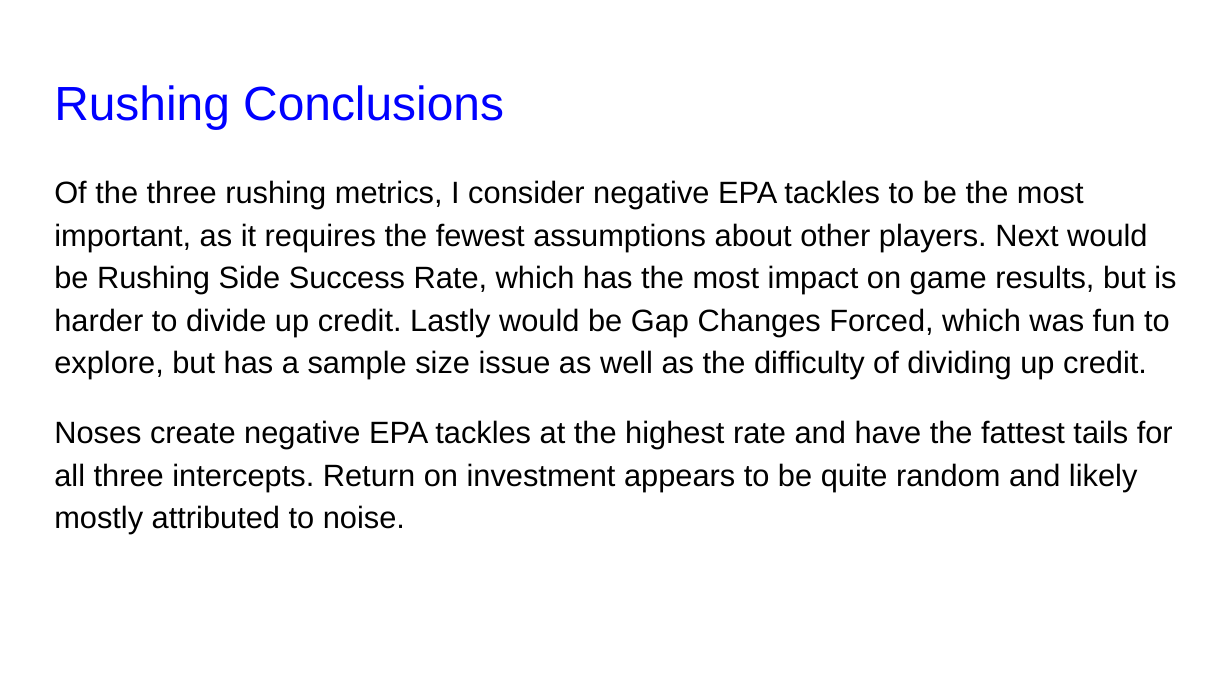
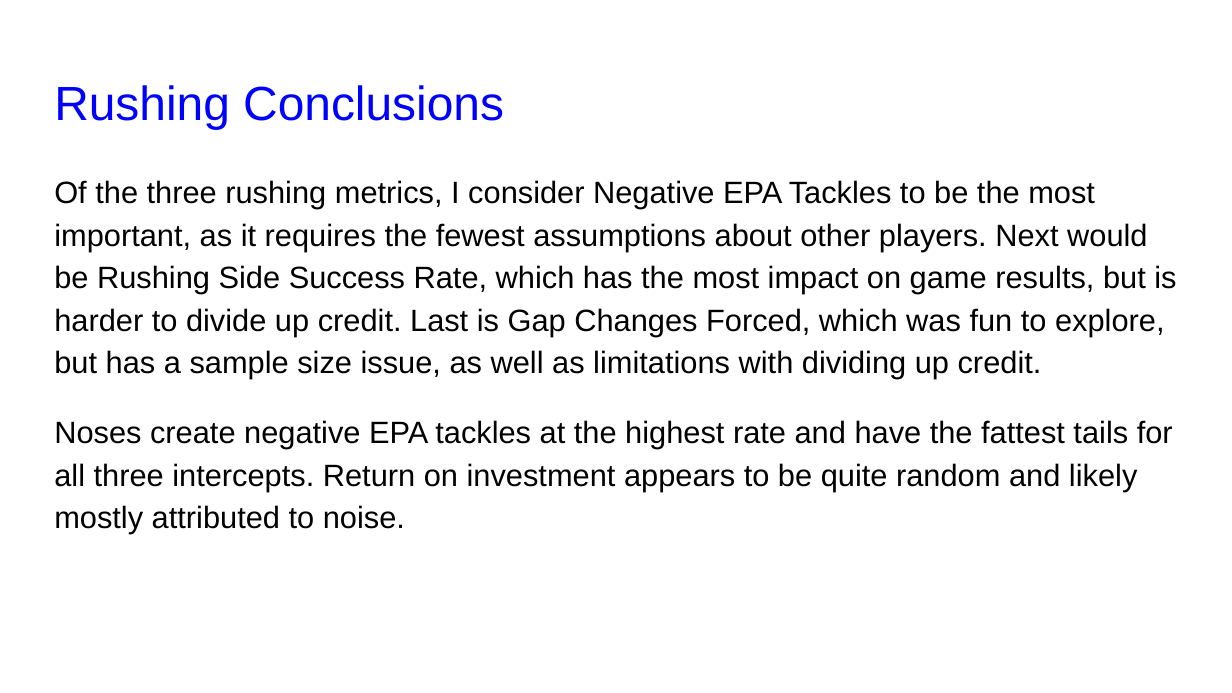
Before and after one commit to SportsInfoSolutions/AnalyticsChallenge2020, a slide deck: slide 30 of Submissions/SIS_Challenge.pptx (slide 28 before the commit). Drawn at 1232x693 pixels with LibreOffice and Linux fonts; fonts in the diff are those of the drawing. Boxes give left, top, right and bottom in pixels: in the first picture for what was removed or moved away, otherwise in the second. Text is boxed around its words. In the diff, an @@ line names an element or a change of style, - is before the commit and + after.

```diff
--- a/Submissions/SIS_Challenge.pptx
+++ b/Submissions/SIS_Challenge.pptx
@@ text at box(54, 180, 1176, 379): text changed @@
-Of the three rushing metrics, I consider negative EPA tackles to be the most important, as it requires the fewest assumptions about other players. Next would be Rushing Side Success Rate, which has the most impact on game results, but is harder to divide up credit. Lastly would be Gap Changes Forced, which was fun to explore, but has a sample size issue as well as the difficulty of dividing up credit.
+Of the three rushing metrics, I consider Negative EPA Tackles to be the most important, as it requires the fewest assumptions about other players. Next would be Rushing Side Success Rate, which has the most impact on game results, but is harder to divide up credit. Last is Gap Changes Forced, which was fun to explore, but has a sample size issue, as well as limitations with dividing up credit.
```
Also in this commit, not shown: 7 other slides changed, 3 slides added, 1 slide removed, 1 other file.
